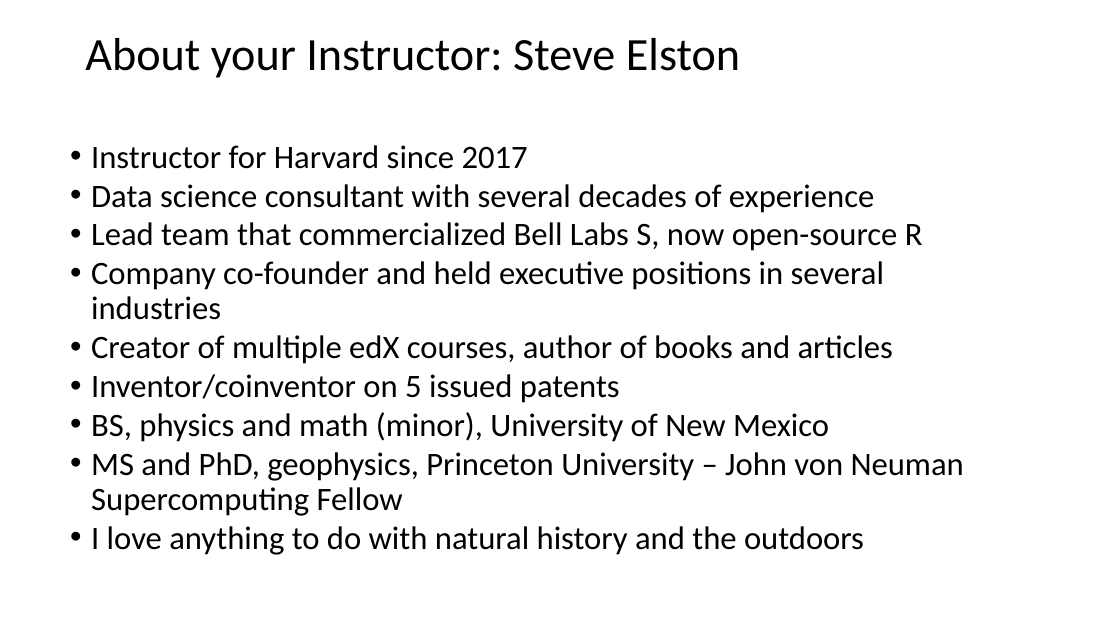
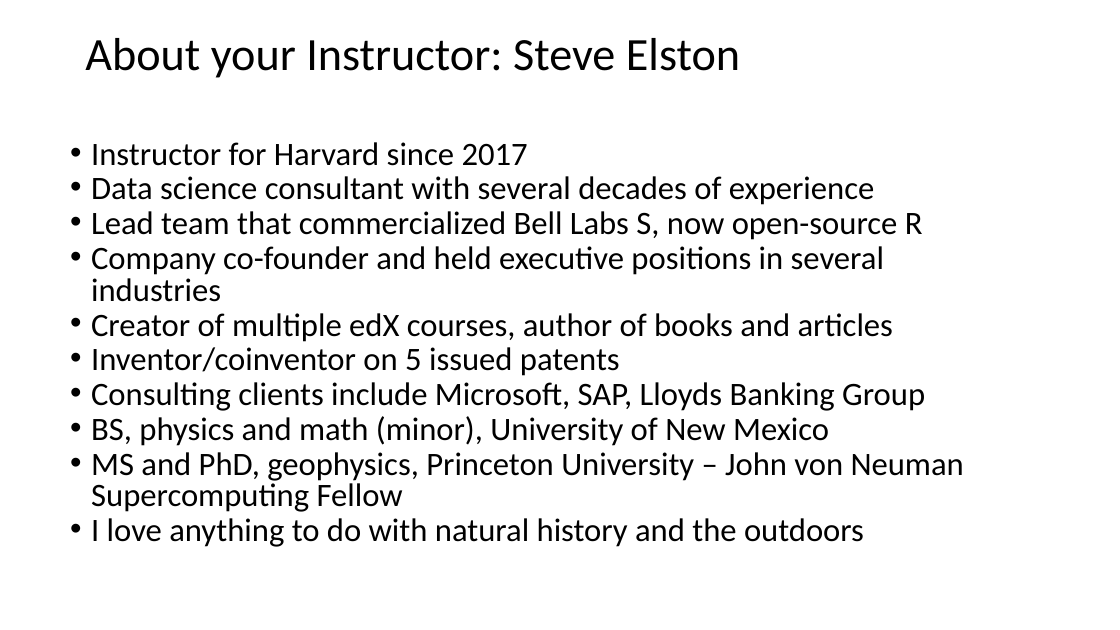
Before and after one commit to harelgabainew/school1, a slide deck: slide 8 of slides/1_Introduction.pptx. Drawn at 1120x630 pixels with LibreOffice and Linux fonts; fonts in the diff are those of the drawing. Boxes give left, top, right and bottom in pixels: in the first picture for what was removed or moved away, otherwise in the second. Text is boxed around its words. In the diff, an @@ line names an element or a change of style, - is before the commit and + after.

```diff
--- a/slides/1_Introduction.pptx
+++ b/slides/1_Introduction.pptx
@@ text at (91,142,964,547): line spacing 0.9 to 0.8 @@
@@ text at (91,382,925,411): paragraph added @@
+• Consulting clients include Microsoft, SAP, Lloyds Banking Group
```
Also in this commit, not shown: 2 other slides changed.
